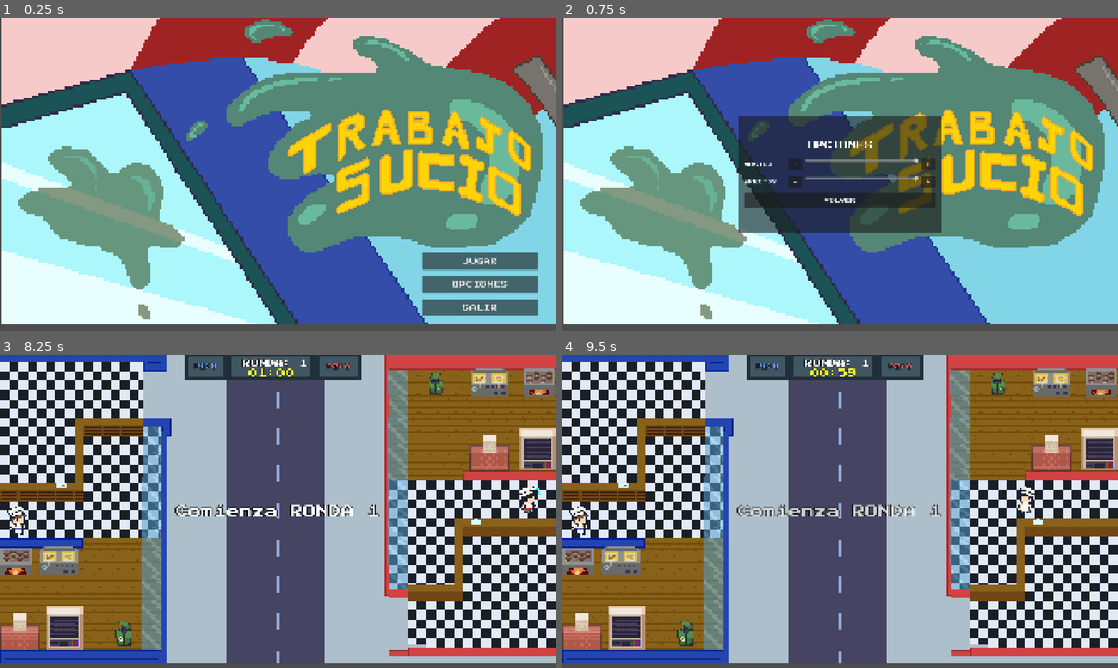
Above: before the commit, frames 1-4 (two rows, left to right).
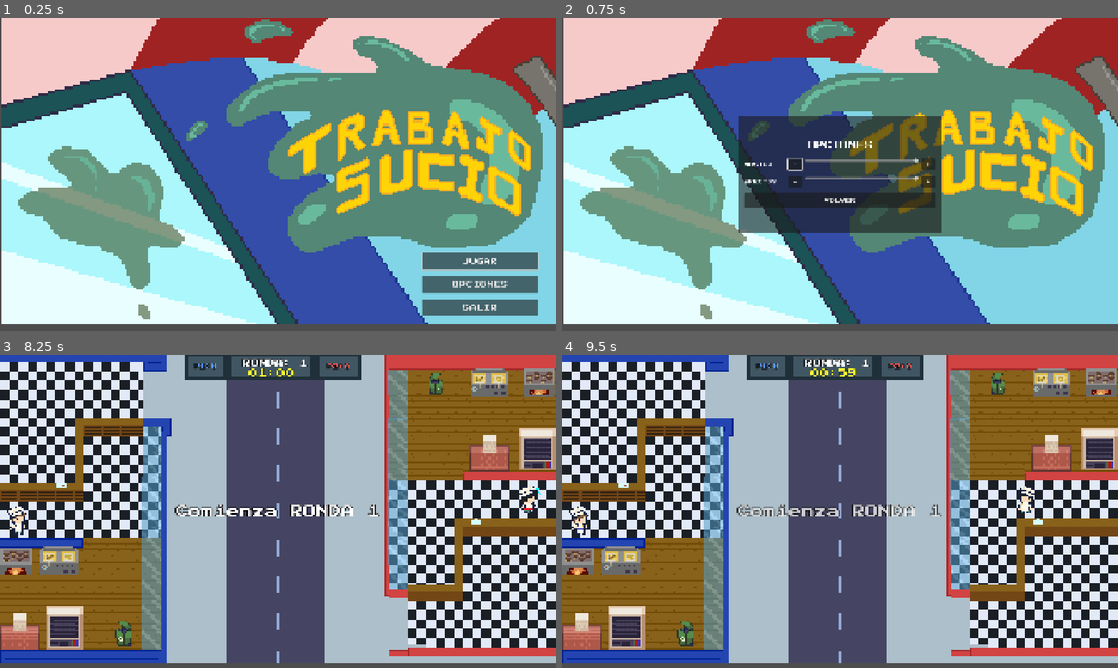
Above: after the commit, the same moments.

Repository: F4cuu/Trabajo-Sucio
Game: Godot game, scene res://scenes/MenuPrincipal.tscn
The game is run twice, just before and just after one commit, with the same random seed, the same clock (stepped at 60 frames per second) and the same inputs.
Inputs:
- Up to frame 1 (0.25 s): no input
- Up to frame 2 (0.75 s): click "OPCIONES" at 0.5 s
- Up to frame 3 (8.25 s): click "VOLVER" at 1.25 s; click "JUGAR" at 2 s; click "JUGAR" at 2.75 s; tap Enter (ui_accept) at 3.5, 3.6, 3.77, 4.07, 4.52, 4.55, 4.82, 5, 5.3, 5.75, 6.02, 6.05, 6.32, 6.5, 6.77, 6.8, 7.07, 7.52, 7.55, 7.82 s; hold Right (ui_right) 3.53-5.03 s; tap B (limpiar) at 4.35 s; hold Left (ui_left) 5.03-5.78 s; hold V 5.03-5.78 s; hold Right (ui_right) 5.78-7.28 s; tap C at 5.85 s; hold I 6.53-7.28 s; hold Left (ui_left) 7.28-8.03 s; tap O at 7.35 s; hold Right (ui_right) from 8.03 s (still down); hold P from 8.03 s (still down)
- Up to frame 4 (9.5 s): tap Enter (ui_accept) at 8.3, 8.85, 9.02, 9.32 s; release Right (ui_right) at 8.78 s; release P at 8.78 s; hold Left (ui_left) from 8.78 s (still down)

The runs differ from the first frame. In frame 1, 0.2% of the frame differs, in the area x 75-97%, y 74-81%; in frame 2, less than 0.1%; in frame 3, less than 0.1%; in frame 4, nothing differs.

Commit message:
feat: autos enojados animados, menu con mando y anim LIMPIAR PJ1

Diff:
--- a/SCRIPTS/Basura.gd
+++ b/SCRIPTS/Basura.gd
@@ -63,11 +63,17 @@
 func _check_npcs() -> void:
 	for body in get_overlapping_bodies():
 		if body.is_in_group("cliente") and body.has_method("morir"):
+			# Auto ya enojado: inmune, la basura lo atraviesa sin efecto
+			if body.has_method("esta_enojado") and bool(body.esta_enojado()):
+				continue
 			if jugador_dueno == 1:
 				get_tree().call_group("puntuacion", "agregar_puntos", -15, global_position)
 			elif jugador_dueno == 2:
 				get_tree().call_group("puntuacion_pj2", "agregar_puntos", -15, global_position)
-			if body.has_method("morir"):
+			# Auto: se enoja (cambia el sprite y sigue); NPC: muere
+			if body.has_method("es_vehiculo") and body.has_method("enojar"):
+				body.enojar()
+			elif body.has_method("morir"):
 				if _velocidad != Vector2.ZERO:
 					body.morir(_velocidad)
 				else:
--- a/SCRIPTS/MenuPrincipal.gd
+++ b/SCRIPTS/MenuPrincipal.gd
@@ -9,6 +9,7 @@
 func _ready() -> void:
 	# Si se vino del podio con la cortina cerrada, abrirla (sin cortina no hace nada)
 	TransicionCortina.abrir(get_tree(), 0.7)
+	_agregar_boton_b_a_aceptar()
 	_cargar_volumenes()
 	slider_musica.value = db_to_linear(AudioServer.get_bus_volume_db(AudioServer.get_bus_index("Music")))
 	slider_efectos.value = db_to_linear(AudioServer.get_bus_volume_db(AudioServer.get_bus_index("SFX")))
@@ -37,6 +38,21 @@
 func _on_opciones_pressed() -> void:
 	panel.visible = true
 	$Botones.visible = false
+	($OpcionesPanel/VBox/MusicaBox/BtnMusicaMenos as Button).grab_focus()
+
+
+# Mando en el menú: el joystick (y la cruceta) ya mueven el foco por las
+# acciones ui_* por defecto; acá se suma el botón B (este) como seleccionar.
+func _agregar_boton_b_a_aceptar() -> void:
+	for e in InputMap.action_get_events("ui_accept"):
+		if e is InputEventJoypadButton and (e as InputEventJoypadButton).button_index == JOY_BUTTON_B:
+			($Botones/Jugar as Button).grab_focus()
+			return
+	var ev := InputEventJoypadButton.new()
+	ev.button_index = JOY_BUTTON_B
+	InputMap.action_add_event("ui_accept", ev)
+	($Botones/Jugar as Button).grab_focus()
+
 
 func _on_salir_pressed() -> void:
 	get_tree().quit()
@@ -44,6 +60,7 @@
 func _on_volver() -> void:
 	panel.visible = false
 	$Botones.visible = true
+	($Botones/Jugar as Button).grab_focus()
 
 func _on_slider_musica(value: float) -> void:
 	var idx = AudioServer.get_bus_index("Music")
--- a/SCRIPTS/Vehiculo.gd
+++ b/SCRIPTS/Vehiculo.gd
@@ -2,13 +2,10 @@
 
 ## Auto que cruza la calle en un solo carril y una sola dirección.
 ## Está en el grupo "cliente" para reutilizar reglas existentes:
-## - La basura arrojada le pega (-15 al dueño) y lo destruye.
+## - La basura lo enoja una vez (-15 al dueño): cambia a su animación de
+##   enojado direccional, sigue su camino y después es inmune.
 ## - La comida lo atraviesa (nunca espera pedidos).
 ## - KillZone y el cambio de ronda lo limpian.
-
-const TEX_ATRAS: Texture2D = preload("res://SPRITES/auto_atras.png")
-const TEX_FRENTE: Texture2D = preload("res://SPRITES/auto_frente.png")
-const TEX_ENOJO: Texture2D = preload("res://SPRITES/OUCH.png")
 
 @export var velocidad: float = 450.0
 @export var direccion_vertical: int = 1
@@ -40,11 +37,15 @@
 
 
 func _actualizar_sprite() -> void:
-	var sprite = get_node_or_null("Sprite2D")
+	var sprite := get_node_or_null("AnimatedSprite2D") as AnimatedSprite2D
 	if sprite == null:
 		return
+	if _enojado:
+		# Enojado animado según la dirección que llevaba
+		sprite.play("enojao_arriba" if direccion_vertical < 0 else "enojao_abajo")
+		return
 	# De frente si baja (+Y), de atrás si sube (-Y)
-	sprite.texture = TEX_FRENTE if direccion_vertical > 0 else TEX_ATRAS
+	sprite.play("arriba" if direccion_vertical < 0 else "abajo")
 
 
 # Los autos nunca esperan pedidos: la comida los atraviesa sin efecto.
@@ -56,19 +57,17 @@
 	return true
 
 
-# Basurazo recibido: -30 ya aplicados por la basura. El auto NO muere,
-# sigue su camino pero con marca de enojo sobre su sprite direccional.
+# Basurazo recibido: pasa a la animación de enojado direccional y sigue su
+# camino. Solo se enoja una vez: después es inmune (ver esta_enojado).
 func enojar() -> void:
 	if _enojado:
 		return
 	_enojado = true
-	var marca := Sprite2D.new()
-	marca.name = "Enojo"
-	marca.texture = TEX_ENOJO
-	marca.position = Vector2(0, -60)
-	marca.scale = Vector2(2, 2)
-	marca.z_index = 10
-	add_child(marca)
+	_actualizar_sprite()
+
+
+func esta_enojado() -> bool:
+	return _enojado
 
 
 func morir(_direccion: Vector2 = Vector2.ZERO) -> void:
--- a/scenes/PJ1.tscn
+++ b/scenes/PJ1.tscn
@@ -92,6 +92,22 @@
 atlas = ExtResource("1_xs6bp")
 region = Rect2(96, 64, 32, 32)
 
+[sub_resource type="AtlasTexture" id="AtlasTexture_e22tg"]
+atlas = ExtResource("1_xs6bp")
+region = Rect2(0, 192, 32, 32)
+
+[sub_resource type="AtlasTexture" id="AtlasTexture_bqfmx"]
+atlas = ExtResource("1_xs6bp")
+region = Rect2(32, 192, 32, 32)
+
+[sub_resource type="AtlasTexture" id="AtlasTexture_sluvr"]
+atlas = ExtResource("1_xs6bp")
+region = Rect2(64, 192, 32, 32)
+
+[sub_resource type="AtlasTexture" id="AtlasTexture_82j2e"]
+atlas = ExtResource("1_xs6bp")
+region = Rect2(96, 192, 32, 32)
+
 [sub_resource type="AtlasTexture" id="AtlasTexture_2lu3y"]
 atlas = ExtResource("1_xs6bp")
 region = Rect2(0, 128, 32, 32)
@@ -208,7 +224,16 @@
 }, {
 "frames": [{
 "duration": 1.0,
-"texture": SubResource("AtlasTexture_m8bbn")
+"texture": SubResource("AtlasTexture_e22tg")
+}, {
+"duration": 1.0,
+"texture": SubResource("AtlasTexture_bqfmx")
+}, {
+"duration": 1.0,
+"texture": SubResource("AtlasTexture_sluvr")
+}, {
+"duration": 1.0,
+"texture": SubResource("AtlasTexture_82j2e")
 }],
 "loop": 1,
 "name": &"LIMPIAR",
@@ -244,9 +269,9 @@
 position = Vector2(1, -1.9999962)
 scale = Vector2(3.3979166, 3.125)
 sprite_frames = SubResource("SpriteFrames_iy7vd")
-animation = &"IDLE"
+animation = &"LIMPIAR"
 autoplay = "IDLE"
-frame_progress = 0.31382465
+frame_progress = 0.81763595
 
 [node name="CollisionShape2D" type="CollisionShape2D" parent="." unique_id=1539602531]
 position = Vector2(0.25, 31)
--- a/scenes/Vehiculo.tscn
+++ b/scenes/Vehiculo.tscn
@@ -1,7 +1,74 @@
 [gd_scene format=3]
 
 [ext_resource type="Script" path="res://SCRIPTS/Vehiculo.gd" id="1_veh"]
+[ext_resource type="Texture2D" uid="uid://k4ad8so8maym" path="res://SPRITES/Auto_Sucio.png" id="1_sucio"]
 [ext_resource type="Texture2D" uid="uid://cod8rwlnvshyj" path="res://SPRITES/auto_frente.png" id="2_tex"]
+[ext_resource type="Texture2D" uid="uid://bh5dyq1tdoapr" path="res://SPRITES/auto_atras.png" id="3_tex"]
+
+[sub_resource type="AtlasTexture" id="AtlasTexture_enoja"]
+atlas = ExtResource("1_sucio")
+region = Rect2(0, 0, 64, 64)
+
+[sub_resource type="AtlasTexture" id="AtlasTexture_enoja2"]
+atlas = ExtResource("1_sucio")
+region = Rect2(64, 0, 64, 64)
+
+[sub_resource type="AtlasTexture" id="AtlasTexture_enoja3"]
+atlas = ExtResource("1_sucio")
+region = Rect2(0, 64, 64, 64)
+
+[sub_resource type="AtlasTexture" id="AtlasTexture_enoja4"]
+atlas = ExtResource("1_sucio")
+region = Rect2(64, 64, 64, 64)
+
+[sub_resource type="AtlasTexture" id="AtlasTexture_abajo"]
+atlas = ExtResource("2_tex")
+region = Rect2(0, 0, 64, 64)
+
+[sub_resource type="AtlasTexture" id="AtlasTexture_arriba"]
+atlas = ExtResource("3_tex")
+region = Rect2(0, 0, 64, 64)
+
+[sub_resource type="SpriteFrames" id="SpriteFrames_veh"]
+animations = [{
+"frames": [{
+"duration": 1.0,
+"texture": SubResource("AtlasTexture_enoja")
+}, {
+"duration": 1.0,
+"texture": SubResource("AtlasTexture_enoja2")
+}],
+"loop": 1,
+"name": &"enojao_abajo",
+"speed": 5.0
+}, {
+"frames": [{
+"duration": 1.0,
+"texture": SubResource("AtlasTexture_enoja3")
+}, {
+"duration": 1.0,
+"texture": SubResource("AtlasTexture_enoja4")
+}],
+"loop": 1,
+"name": &"enojao_arriba",
+"speed": 5.0
+}, {
+"frames": [{
+"duration": 1.0,
+"texture": SubResource("AtlasTexture_abajo")
+}],
+"loop": 1,
+"name": &"abajo",
+"speed": 5.0
+}, {
+"frames": [{
+"duration": 1.0,
+"texture": SubResource("AtlasTexture_arriba")
+}],
+"loop": 1,
+"name": &"arriba",
+"speed": 5.0
+}]
 
 [sub_resource type="RectangleShape2D" id="RectangleShape2D_veh"]
 size = Vector2(84, 120)
@@ -12,9 +79,11 @@
 motion_mode = 1
 script = ExtResource("1_veh")
 
-[node name="Sprite2D" type="Sprite2D" parent="."]
+[node name="AnimatedSprite2D" type="AnimatedSprite2D" parent="."]
 scale = Vector2(2.25, 2.25)
-texture = ExtResource("2_tex")
+sprite_frames = SubResource("SpriteFrames_veh")
+animation = &"abajo"
+autoplay = "abajo"
 
 [node name="CollisionShape2D" type="CollisionShape2D" parent="."]
 shape = SubResource("RectangleShape2D_veh")
--- a/scenes/autitos.tscn
+++ b/scenes/autitos.tscn
@@ -80,8 +80,9 @@
 position = Vector2(33.500004, 55)
 scale = Vector2(2.0468752, 2.71875)
 sprite_frames = SubResource("SpriteFrames_tpbrr")
-animation = &"arriba"
+animation = &"Enojao abajo"
 autoplay = "arriba"
+frame_progress = 0.82569647
 
 [node name="CollisionShape2D" type="CollisionShape2D" parent="CharacterBody2D" unique_id=1759912617]
 position = Vector2(32, 45.5)
--- a/scenes/pj_2.tscn
+++ b/scenes/pj_2.tscn
@@ -269,7 +269,7 @@
 position = Vector2(1, -1.9999962)
 scale = Vector2(3.3979166, 3.125)
 sprite_frames = SubResource("SpriteFrames_tpbrr")
-animation = &"IDLE"
+animation = &"LIMPIAR"
 autoplay = "IDLE"
 
 [node name="CollisionShape2D" type="CollisionShape2D" parent="." unique_id=1778748828]
